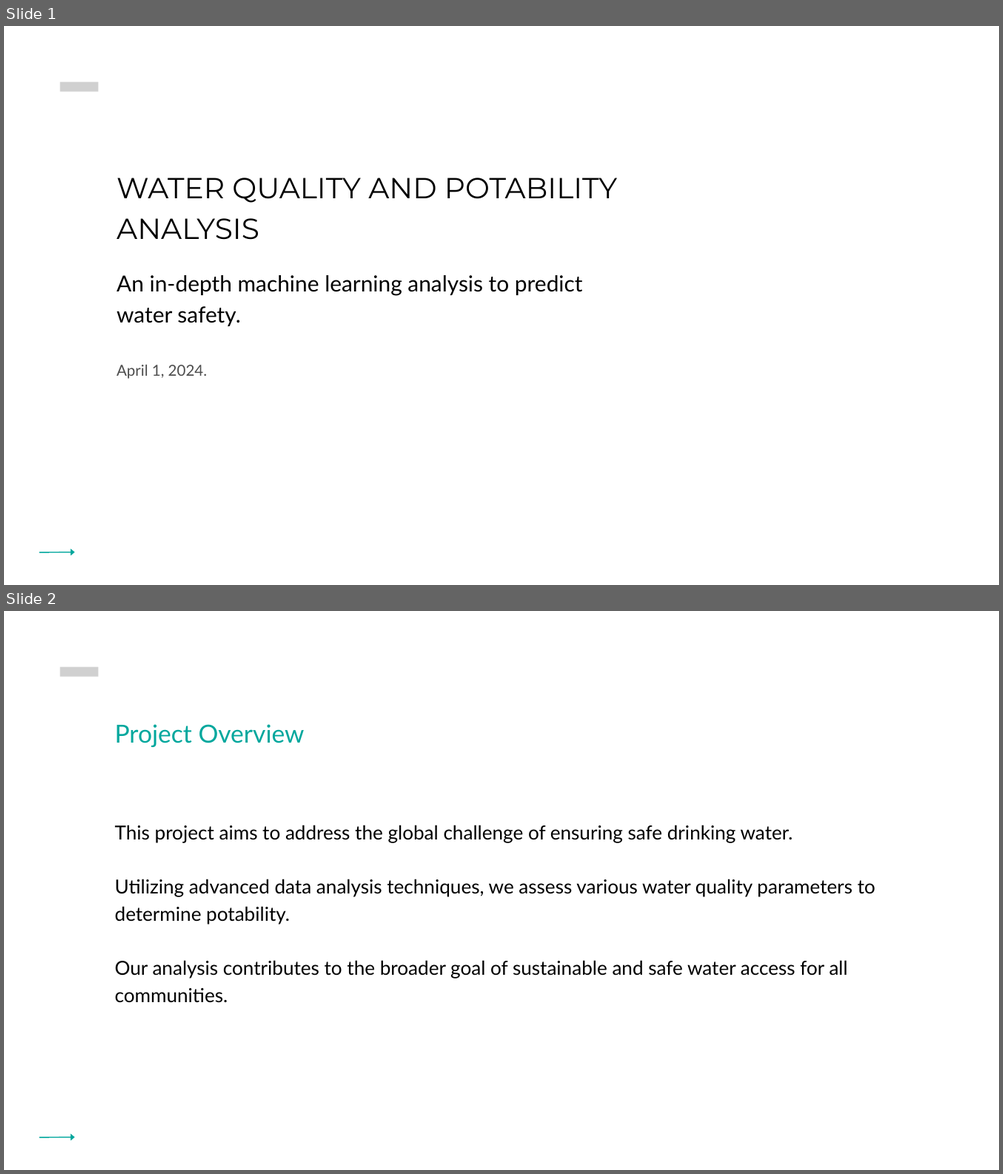
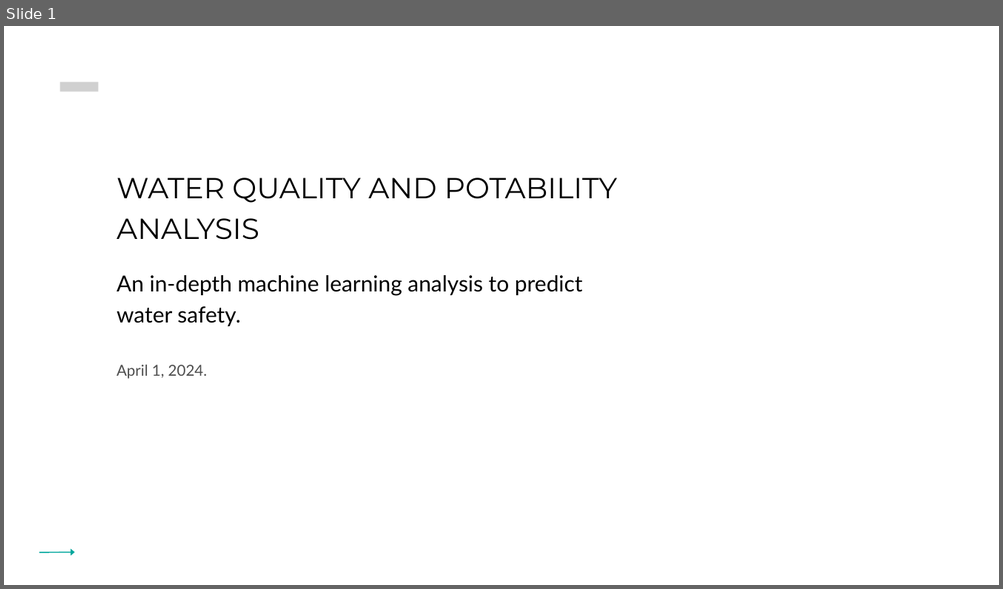
Before and after one commit to ERAA1997/Project-4-UoB, a slide deck: Project 4 Presentation.pptx. Shown one above the other, each under a label of ours: slides 1 and 2 before the commit, slide 1 after it. The pictures are 1003x1174 and 1003x589 pixels, drawn with LibreOffice and Linux fonts; fonts in the diff are those of the drawing; grey boxes stand for pictures. Boxes give left, top, right and bottom in pixels: in the first picture for what was removed or moved away, otherwise in the second. Text is boxed around its words. In the diff, an @@ line names an element or a change of style, - is before the commit and + after.

```diff
--- a/Project 4 Presentation.pptx
+++ b/Project 4 Presentation.pptx
@@ slide 2 removed at bbox=[4, 611, 999, 1170], background #FFFFFF @@
@@ picture removed at bbox=[60, 667, 98, 677] @@
@@ text removed at bbox=[115, 724, 304, 747] @@
-Project Overview
@@ text removed at bbox=[115, 825, 875, 1003] @@
-This project aims to address the global challenge of ensuring safe drinking water.
-Utilizing advanced data analysis techniques, we assess various water quality parameters to determine potability.
-Our analysis contributes to the broader goal of sustainable and safe water access for all communities.
@@ arrow removed from (40, 1138) to (74, 1138) @@
```
Also in this commit, not shown: 9 slides changed, 1 other slide removed.
